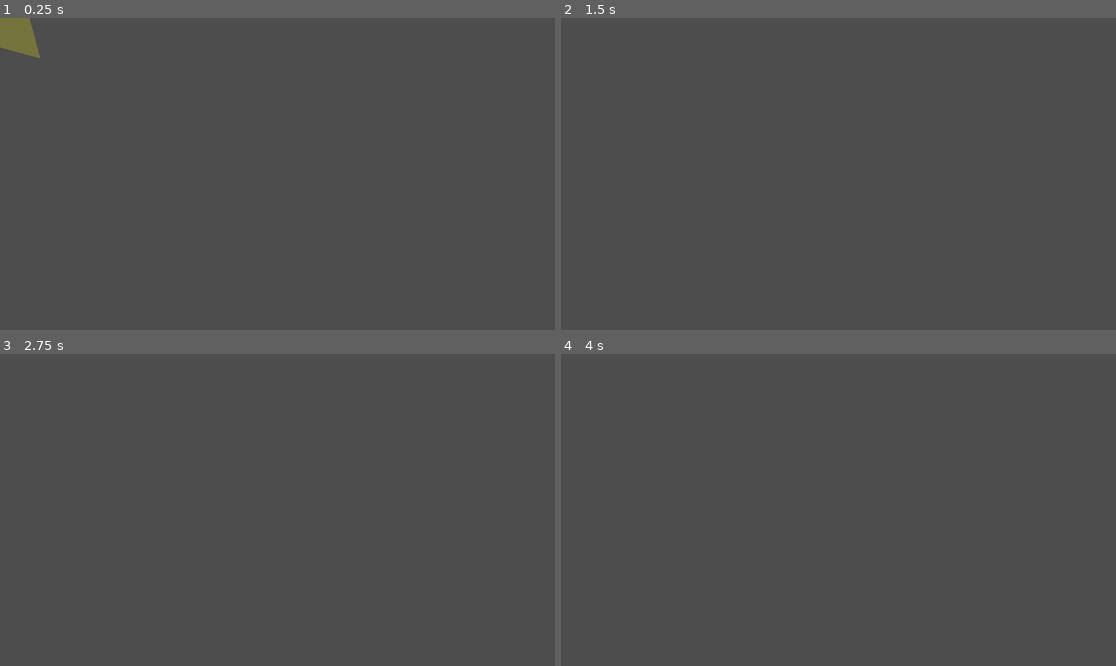
Above: before the commit, frames 1-4 (two rows, left to right).
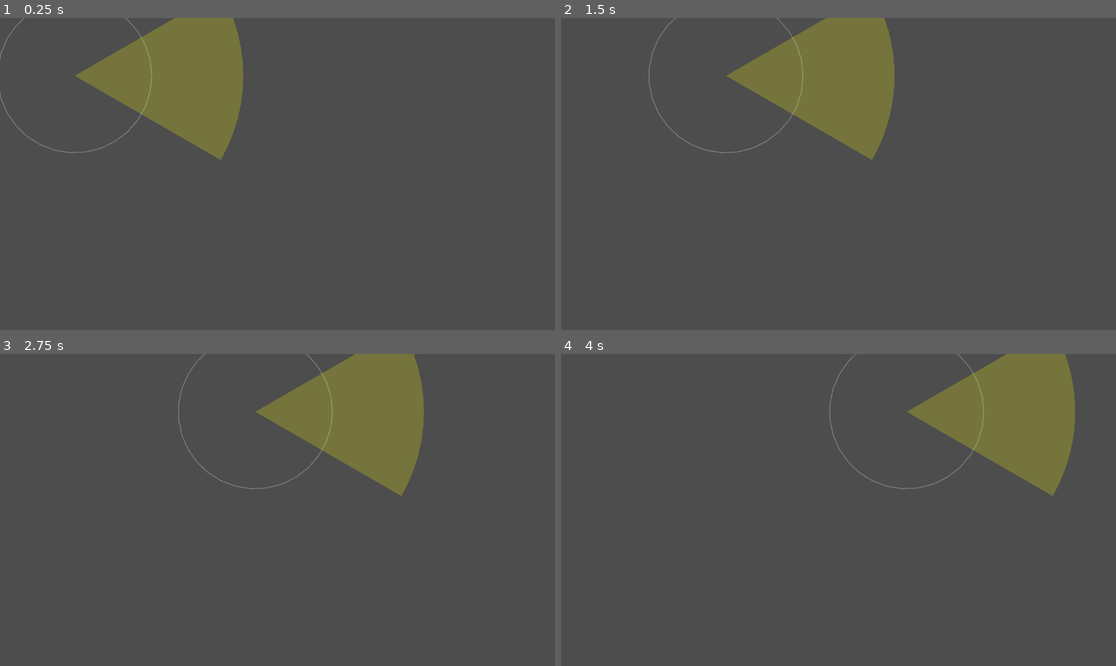
Above: after the commit, the same moments.

Repository: Gubari/Getaway-Racing
Game: Godot game, scene res://scenes/main/main.tscn
Two runs of this game, one before a commit and one after it. Both use one fixed random seed, a clock stepped at 60 frames per second and the inputs below.
Inputs:
- Up to frame 1 (0.25 s): no input
- Up to frame 2 (1.5 s): no input
- Up to frame 3 (2.75 s): no input
- Up to frame 4 (4 s): no input

The runs differ from the first frame. In frame 1, 8.9% of the frame differs, in the area x 0-44%, y 0-46%; in frame 2, 8.3%; in frame 3, 8.3%; in frame 4, 8.3%.

Commit message:
Policijski AI: vision cone, state masina (CHASE/SEARCH/RETURN), navmesh kretanje

Diff:
--- a/scenes/police/police.gd
+++ b/scenes/police/police.gd
@@ -1,25 +1,53 @@
 extends CharacterBody2D
 ## POLICIJSKI AI: state masina (CHASE / SEARCHING / RETURNING) + vision cone.
 ## Vlasnik: B. NAJRIZICNIJI sistem - zacementirati prvi (faza 3-5h).
+##
+## KRETANJE: NavigationAgent2D prati navmesh -> obilazi zidove i coskove.
+## ZAHTEV: scena mora imati NavigationRegion2D sa pecenom navigacijom
+## (u pravom gradu to prave A/C; u test sceni se pece u runtime-u).
 
 enum State { CHASE, SEARCHING, RETURNING }
 
-@export var speed: float = 220.0
+@export var chase_speed: float = 240.0
+@export var search_speed: float = 150.0
+@export var return_speed: float = 120.0
 @export var vision_range: float = 350.0
-@export var vision_angle_deg: float = 60.0   # PUN ugao konusa
-@export var search_time: float = 5.0         # sek pretrage pre RETURNING
+@export var vision_angle_deg: float = 60.0    # PUN ugao konusa
+@export var close_range: float = 160.0        # unutar ovoga te OSETI bez obzira na ugao (kola su bucna)
+@export var lose_sight_grace: float = 2.0     # "vruca potera" - obilazi zid ka tvojoj stvarnoj poziciji
+@export var search_time: float = 6.0          # ukupno vreme pretrage pre RETURNING
+@export var look_time: float = 0.8            # pauza da "osmotri" na svakoj tacki
+@export var peek_distance: float = 200.0      # bazni domet "juri kuda je pobegao" (obilazi zid)
+@export var patrol_radius: float = 140.0      # radijus laganog krstarenja u RETURNING
+@export var catch_distance: float = 28.0      # kad te stigne izbliza -> uhvacen
+@export var turn_speed: float = 9.0           # glatkoca rotacije (lerp)
 
 var state: State = State.CHASE                # nivo pocinje ODMAH u CHASE
 var player: Node2D = null
+var home_position: Vector2                    # gde se vraca u RETURNING
 var last_known_pos: Vector2 = Vector2.ZERO
+var last_seen_dir: Vector2 = Vector2.ZERO     # kuda je igrac isao kad je nestao
+var move_target: Vector2 = Vector2.ZERO       # trenutna meta kretanja (drzi se dok ne stigne)
+var search_queue: Array[Vector2] = []         # planirana mesta za proveru (redom)
 var search_timer: float = 0.0
+var look_timer: float = 0.0
+var lose_timer: float = 0.0                    # grace dok jos "pamti" igraca u CHASE
+
+# watchdog protiv zaglavljivanja
+var _last_dist: float = INF
+var _stuck_timer: float = 0.0
 
 @onready var los_ray: RayCast2D = $LineOfSight
+@onready var agent: NavigationAgent2D = $NavigationAgent2D
 
 func _ready() -> void:
 	add_to_group(Constants.GROUP_POLICE)
 	player = get_tree().get_first_node_in_group(Constants.GROUP_PLAYER)
 	los_ray.collision_mask = Constants.LAYER_WALLS   # raycast vidi SAMO zidove
+	home_position = global_position
+	move_target = global_position
+	agent.path_desired_distance = 8.0
+	agent.target_desired_distance = 16.0
 
 func _physics_process(delta: float) -> void:
 	if player == null:
@@ -28,59 +56,151 @@
 
 	var can_see := _can_see_player()
 	match state:
-		State.CHASE:     _do_chase(can_see)
+		State.CHASE:     _do_chase(delta, can_see)
 		State.SEARCHING: _do_searching(delta, can_see)
-		State.RETURNING: _do_returning(can_see)
-
-	move_and_slide()
+		State.RETURNING: _do_returning(delta, can_see)
+
 	queue_redraw()   # da se vision cone iscrta
 
 # --- VISION: ugao + domet + line-of-sight ---
 func _can_see_player() -> bool:
 	var to_player := player.global_position - global_position
-	if to_player.length() > vision_range:
+	var dist := to_player.length()
+	if dist > vision_range:
 		return false
-	var facing := Vector2.RIGHT.rotated(rotation)   # TODO: pravac kretanja umesto rotacije po zelji
-	if absf(rad_to_deg(facing.angle_to(to_player))) > vision_angle_deg * 0.5:
-		return false
+	# Ugao proveravamo SAMO ako nije veoma blizu (izbliza ga oseti periferno).
+	if dist > close_range:
+		var facing := Vector2.RIGHT.rotated(rotation)
+		if absf(rad_to_deg(facing.angle_to(to_player))) > vision_angle_deg * 0.5:
+			return false
 	los_ray.target_position = los_ray.to_local(player.global_position)
 	los_ray.force_raycast_update()
 	return not los_ray.is_colliding()   # udari zid -> NE vidi te
 
 # --- STATE PONASANJA ---
-func _do_chase(can_see: bool) -> void:
+func _do_chase(delta: float, can_see: bool) -> void:
 	if can_see:
+		lose_timer = lose_sight_grace        # resetuj "pamcenje"
+		var d := player.global_position - last_known_pos
+		if d.length() > 4.0:
+			last_seen_dir = d.normalized()   # zapamti kuda igrac ide
 		last_known_pos = player.global_position
-		_move_toward(player.global_position)
+		move_target = player.global_position
+		agent.target_position = move_target
+		_move(delta, chase_speed)
+		if GameState.is_running and global_position.distance_to(player.global_position) <= catch_distance:
+			GameState.caught()   # uhvacen (samo dok trka traje)
 	else:
-		state = State.SEARCHING
-		search_timer = search_time
+		# Vruca potera: jos te "oseca" pa OBILAZI zid ka tvojoj STVARNOJ poziciji.
+		# Zato te ne izgubi ako samo zadjes iza jednog zida - obici ce ga i naci.
+		lose_timer -= delta
+		if lose_timer > 0.0:
+			var d := player.global_position - last_known_pos
+			if d.length() > 4.0:
+				last_seen_dir = d.normalized()
+			last_known_pos = player.global_position   # prati stvarnu poziciju dok traje vruca potera
+			move_target = last_known_pos
+			agent.target_position = move_target
+			_move(delta, chase_speed)
+		else:
+			_enter_searching()
+
+func _enter_searching() -> void:
+	state = State.SEARCHING
+	search_timer = search_time
+	look_timer = look_time
+	# Plan istrage: 1) juri KUDA je pobegao (obilazi zid)  2) pa nazad na poslednju poziciju
+	search_queue = [_project_escape_point(), last_known_pos]
+	_next_search_point()
+
+# Tacka u pravcu bekstva, projektovana NA navmesh (iza zida, na dostupnoj strani).
+# Bira najdalju tacku duz pravca koja stvarno postoji na navigaciji - tako navmesh
+# provede policiju OKO zida do mesta gde si verovatno otisao, umesto da stane ispred.
+func _project_escape_point() -> Vector2:
+	if last_seen_dir == Vector2.ZERO:
+		return last_known_pos
+	var map := agent.get_navigation_map()
+	var best := last_known_pos
+	for mult: float in [0.5, 1.0, 1.5, 2.0]:
+		var p := last_known_pos + last_seen_dir * (peek_distance * mult)
+		if NavigationServer2D.map_get_closest_point(map, p).distance_to(p) < 24.0:
+			best = p   # tacka je na navmesh-u (nije u zidu) -> dostizna
+	return best
 
 func _do_searching(delta: float, can_see: bool) -> void:
 	if can_see:
 		state = State.CHASE
 		return
 	search_timer -= delta
-	_move_toward(last_known_pos)
-	if global_position.distance_to(last_known_pos) < 20.0:
-		last_known_pos = _random_nearby_point()   # pretrazuj okolne ulice
 	if search_timer <= 0.0:
 		state = State.RETURNING
-
-func _do_returning(can_see: bool) -> void:
+		look_timer = look_time
+		_set_target(_patrol_point())
+		return
+
+	_move(delta, search_speed)
+	# stigao na metu ILI zaglavljen -> osmotri pa sledece planirano mesto
+	if _arrived() or _is_stuck(delta):
+		look_timer -= delta
+		if look_timer <= 0.0:
+			_next_search_point()
+			look_timer = look_time
+
+func _next_search_point() -> void:
+	if search_queue.is_empty():
+		_set_target(_random_search_point())   # nema vise planiranih -> osmatraj okolo
+	else:
+		_set_target(search_queue.pop_front())
+
+func _do_returning(delta: float, can_see: bool) -> void:
 	if can_see:
 		state = State.CHASE   # cim te spaze -> instant CHASE
-	# TODO (B): vrati se na rasporedjenu tacku, heat opada
-
-# --- HELPERI ---
-func _move_toward(target: Vector2) -> void:
-	var dir := (target - global_position).normalized()
-	velocity = dir * speed
-	if dir != Vector2.ZERO:
-		rotation = dir.angle()
-
-func _random_nearby_point() -> Vector2:
-	return global_position + Vector2(randf_range(-200, 200), randf_range(-200, 200))
+		return
+	GameState.add_heat(-15.0 * delta)   # heat opada
+	_move(delta, return_speed)
+	# lagano krstari po zoni - nije aktivna potera, ali nije ni mrtav
+	if _arrived() or _is_stuck(delta):
+		look_timer -= delta
+		if look_timer <= 0.0:
+			_set_target(_patrol_point())
+			look_timer = look_time * 1.5   # opusteniji ritam nego u pretrazi
+
+# --- KRETANJE (preko navmesh-a) ---
+func _set_target(t: Vector2) -> void:
+	move_target = t
+	agent.target_position = t
+	_last_dist = INF
+	_stuck_timer = 0.0
+
+func _move(delta: float, speed: float) -> void:
+	if agent.is_navigation_finished():
+		velocity = Vector2.ZERO
+		move_and_slide()
+		return
+	# Prati sledecu tacku putanje koju navmesh racuna (obilazi zidove/coskove).
+	var next_point := agent.get_next_path_position()
+	var desired := (next_point - global_position).normalized()
+	rotation = lerp_angle(rotation, desired.angle(), turn_speed * delta)
+	velocity = Vector2.RIGHT.rotated(rotation) * speed   # vozi NAPRED po nosu (car-feel)
+	move_and_slide()
+
+func _arrived() -> bool:
+	return agent.is_navigation_finished()
+
+func _is_stuck(delta: float) -> bool:
+	var d := global_position.distance_to(move_target)
+	if d < _last_dist - 1.0:
+		_last_dist = d
+		_stuck_timer = 0.0
+	else:
+		_stuck_timer += delta
+	return _stuck_timer > 0.6   # ne napreduje 0.6s -> tretiraj kao zaglavljen
+
+func _random_search_point() -> Vector2:
+	return last_known_pos + Vector2(randf_range(-160, 160), randf_range(-160, 160))
+
+func _patrol_point() -> Vector2:
+	return last_known_pos + Vector2(randf_range(-patrol_radius, patrol_radius), randf_range(-patrol_radius, patrol_radius))
 
 # --- VIZUELNI KONUS (ziri mora da vidi "kad me vide") ---
 func _draw() -> void:
@@ -94,3 +214,5 @@
 		var a := lerpf(-half, half, i / 12.0)
 		pts.append(Vector2.RIGHT.rotated(a) * vision_range)
 	draw_colored_polygon(pts, col)
+	# krug "osecaja iz blizine" (close_range) - radi orijentacije pri stelovanju
+	draw_arc(Vector2.ZERO, close_range, 0.0, TAU, 32, Color(1, 1, 1, 0.25), 2.0)
--- a/scenes/police/police.tscn
+++ b/scenes/police/police.tscn
@@ -17,3 +17,7 @@
 
 [node name="LineOfSight" type="RayCast2D" parent="."]
 target_position = Vector2(350, 0)
+
+[node name="NavigationAgent2D" type="NavigationAgent2D" parent="."]
+radius = 24.0
+avoidance_enabled = false
